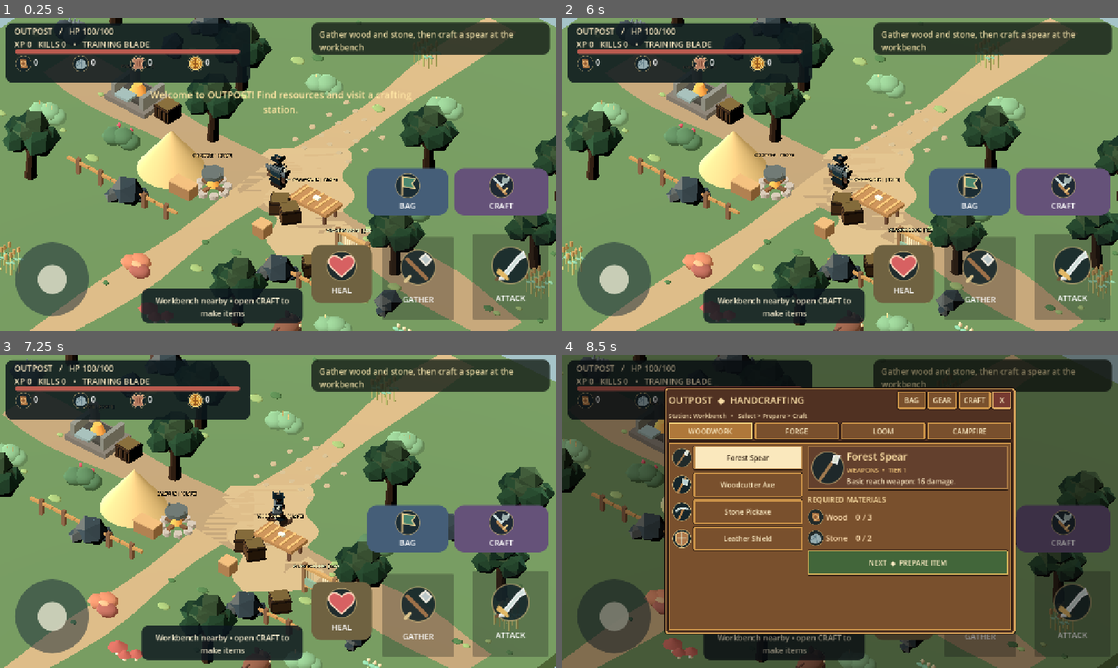
Above: before the commit, frames 1-4 (two rows, left to right).
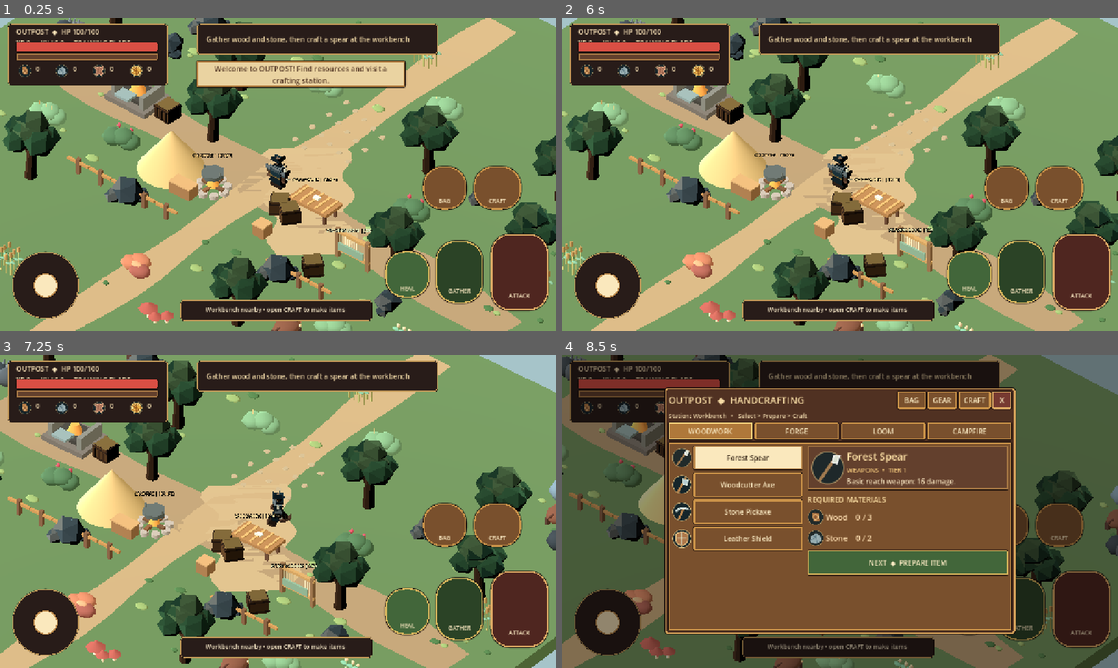
Above: after the commit, the same moments.

Repository: Smurfis/outpost-rpg
Game: Godot game, scene res://scenes/main.tscn
Two runs of this game, one before a commit and one after it. Both use one fixed random seed, a clock stepped at 60 frames per second and the inputs below.
Inputs (mouse positions are in pixels of both pictures, inside the frame that each line leads up to):
- Up to frame 1 (0.25 s): no input
- Up to frame 2 (6 s): click "CRAFT" at 0.5 s; click "BAG" at 1.25 s; click "HEAL" at 2 s; click "BAG" at 2.75 s; click "CRAFT" at 3.5 s; click "NEXT ◆ PREPARE ITEM" at 4.25 s; click "GEAR" at 5 s; click "X" at 5.75 s
- Up to frame 3 (7.25 s): tap Enter at 6.5 s; move the mouse to (400, 495) at 6.52 s; hold D (outpost_right) from 6.53 s (still down); hold F (outpost_attack) from 6.53 s (still down); click (400, 495) at 6.67 s; tap Space at 6.77 s
- Up to frame 4 (8.5 s): release D (outpost_right) at 7.25 s; release F (outpost_attack) at 7.25 s; drag from (728, 527) to (812, 574) at 7.27 s; move the mouse to (895, 442) at 8.02 s; hold D (outpost_right) from 8.03 s (still down); hold C (outpost_craft) from 8.03 s (still down); click (895, 442) at 8.17 s

The runs differ from the first frame. In frame 1, 33% of the frame differs, in the area x 1-99%, y 1-98%; in frame 2, 30%; in frame 3, 59%, in the area x 0-100%, y 0-100%; in frame 4, 25%.

Commit message:
feat(ui): compact themed HUD with status meters, toasts and action buttons

Diff:
--- a/scripts/hud.gd
+++ b/scripts/hud.gd
@@ -1,4 +1,5 @@
 extends CanvasLayer
+const SKIN = preload("res://scripts/ui/outpost_skin.gd")
 ## Landscape touchscreen HUD with original scalable SVG item and ability art.
 var game
 var root: Control
@@ -7,6 +8,8 @@
 var hint: Label
 var toast_label: Label
 var health_bar: ProgressBar
+var xp_bar: ProgressBar
+var toast_panel: Panel
 var items: Dictionary = {}
 var joystick: Panel
 var knob: Panel
@@ -27,21 +30,11 @@
 	root.mouse_filter = Control.MOUSE_FILTER_IGNORE
 	add_child(root)
 	root.set_anchors_and_offsets_preset(Control.PRESET_FULL_RECT)
-	_panel(0.01, 0.016, 0.45, 0.205, Color(0.045, 0.09, 0.11, 0.86))
-	status = _label("OUTPOST  /  HP 100
-XP 0   KILLS 0", 19, Color("efdfba"), 0.026, 0.023, 0.42, 0.095)
-	health_bar = ProgressBar.new()
-	health_bar.max_value = 100.0
-	health_bar.value = 100.0
-	health_bar.show_percentage = false
-	health_bar.mouse_filter = Control.MOUSE_FILTER_IGNORE
-	var hp_back := _style(Color("2c3536"), 5)
-	var hp_front := _style(Color("ba5b4f"), 5)
-	health_bar.add_theme_stylebox_override("background", hp_back)
-	health_bar.add_theme_stylebox_override("fill", hp_front)
-	root.add_child(health_bar)
-	_anchors(health_bar, 0.027, 0.10, 0.431, 0.115)
-	var start_x := 0.026
+	_panel(0.015, 0.02, 0.302, 0.215, Color("#291d1b"))
+	status = _label("OUTPOST  ◆  HP 100/100", 16, Color("#f9e2b7"), 0.029, 0.028, 0.29, 0.077)
+	health_bar = _meter(0.03, 0.079, 0.284, 0.105, Color("#d94f44"))
+	xp_bar = _meter(0.03, 0.113, 0.284, 0.131, Color("#6db4dd"))
+	var start_x := 0.027
 	for key in ["wood", "stone", "hide", "coins"]:
 		var icon := TextureRect.new()
 		icon.texture = load("res://assets/icons/" + key + ".svg") as Texture2D
@@ -49,35 +42,61 @@
 		icon.stretch_mode = TextureRect.STRETCH_KEEP_ASPECT_CENTERED
 		icon.mouse_filter = Control.MOUSE_FILTER_IGNORE
 		root.add_child(icon)
-		_anchors(icon, start_x, 0.120, start_x + 0.033, 0.173)
-		var amount := _label("0", 19, Color.WHITE, start_x + 0.034, 0.122, start_x + 0.079, 0.174)
+		_anchors(icon, start_x, 0.147, start_x + 0.035, 0.19)
+		var amount := _label("0", 15, Color("#f8e1b3"), start_x + 0.037, 0.146, start_x + 0.065, 0.193)
 		items[key] = amount
-		start_x += 0.103
-	_panel(0.56, 0.015, 0.989, 0.116, Color(0.10, 0.14, 0.105, 0.84))
-	quest = _label("Gather 3 wood and 2 stone", 19, Color("e7d7a2"), 0.574, 0.033, 0.970, 0.102)
-	_panel(0.255, 0.865, 0.545, 0.974, Color(0.05, 0.09, 0.12, 0.83))
-	hint = _label("Explore the forest", 18, Color("f9efd1"), 0.266, 0.885, 0.536, 0.958)
+		start_x += 0.067
+	_panel(0.355, 0.019, 0.788, 0.116, Color("#291d1b"))
+	quest = _label("Gather wood and stone, then craft at the workbench", 16, Color("#f5ddaa"), 0.371, 0.028, 0.776, 0.108)
+	quest.vertical_alignment = VERTICAL_ALIGNMENT_CENTER
+	_panel(0.325, 0.902, 0.669, 0.967, Color("#291d1b"))
+	hint = _label("Explore the forest", 14, Color("#f6e7c6"), 0.339, 0.907, 0.653, 0.958)
 	hint.horizontal_alignment = HORIZONTAL_ALIGNMENT_CENTER
 	hint.vertical_alignment = VERTICAL_ALIGNMENT_CENTER
-	toast_label = _label("", 22, Color("ffe5a4"), 0.26, 0.21, 0.75, 0.33)
+	toast_panel = _panel(0.354, 0.138, 0.729, 0.221, Color("#edd09b"))
+	toast_panel.add_theme_stylebox_override("panel", SKIN.box("toast"))
+	toast_panel.visible = false
+	toast_label = _label("", 17, Color("#4d3020"), 0.367, 0.144, 0.716, 0.214)
 	toast_label.horizontal_alignment = HORIZONTAL_ALIGNMENT_CENTER
 	toast_label.vertical_alignment = VERTICAL_ALIGNMENT_CENTER
-	_action("gather", "GATHER", 0.688, 0.70, 0.816, 0.965, Color("346e57"))
-	_action("attack", "ATTACK", 0.85, 0.69, 0.986, 0.964, Color("893e34"))
-	_action("craft", "CRAFT", 0.817, 0.48, 0.986, 0.63, Color("655279"))
-	_action("bag", "BAG", 0.66, 0.48, 0.806, 0.63, Color("455e78"))
-	_action("heal", "HEAL", 0.56, 0.725, 0.669, 0.91, Color("6f6241"))
+	_action("bag", "BAG", 0.761, 0.475, 0.839, 0.612, Color("#6e4a32"))
+	_action("craft", "CRAFT", 0.852, 0.475, 0.937, 0.612, Color("#6e4a32"))
+	_action("heal", "HEAL", 0.693, 0.746, 0.772, 0.893, Color("#476c43"))
+	_action("gather", "GATHER", 0.784, 0.712, 0.868, 0.91, Color("#476c43"))
+	_action("attack", "ATTACK", 0.883, 0.69, 0.986, 0.934, Color("#844237"))
 	joystick = Panel.new()
 	joystick.mouse_filter = Control.MOUSE_FILTER_IGNORE
-	joystick.add_theme_stylebox_override("panel", _style(Color(0.12, 0.19, 0.23, 0.54), 90))
+	var ring := SKIN.box("hud")
+	ring.set_corner_radius_all(90)
+	joystick.add_theme_stylebox_override("panel", ring)
 	root.add_child(joystick)
-	joystick.size = Vector2(170, 170)
+	joystick.size = Vector2(154, 154)
 	knob = Panel.new()
 	knob.mouse_filter = Control.MOUSE_FILTER_IGNORE
-	knob.add_theme_stylebox_override("panel", _style(Color(0.84, 0.85, 0.76, 0.90), 90))
+	var thumb := SKIN.box("parchment_light")
+	thumb.set_corner_radius_all(60)
+	knob.add_theme_stylebox_override("panel", thumb)
 	joystick.add_child(knob)
-	knob.size = Vector2(67, 67)
+	knob.size = Vector2(56, 56)
 	_position_stick()
+
+func _meter(left: float, top: float, right: float, bottom: float, front: Color) -> ProgressBar:
+	var meter := ProgressBar.new()
+	meter.max_value = 100.0
+	meter.value = 100.0
+	meter.show_percentage = false
+	meter.mouse_filter = Control.MOUSE_FILTER_IGNORE
+	var bg := SKIN.box("inset")
+	bg.set_corner_radius_all(4)
+	var fill := SKIN.box("wood_selected")
+	fill.bg_color = front
+	fill.set_border_width_all(0)
+	fill.set_corner_radius_all(3)
+	meter.add_theme_stylebox_override("background", bg)
+	meter.add_theme_stylebox_override("fill", fill)
+	root.add_child(meter)
+	_anchors(meter, left, top, right, bottom)
+	return meter
 
 func _anchors(n: Control, left: float, top: float, right: float, bottom: float) -> void:
 	n.anchor_left = left
@@ -95,12 +114,13 @@
 	s.set_corner_radius_all(radius)
 	return s
 
-func _panel(left: float, top: float, right: float, bottom: float, color: Color) -> void:
+func _panel(left: float, top: float, right: float, bottom: float, _color: Color) -> Panel:
 	var n := Panel.new()
 	n.mouse_filter = Control.MOUSE_FILTER_IGNORE
-	n.add_theme_stylebox_override("panel", _style(color, 15))
+	n.add_theme_stylebox_override("panel", SKIN.box("hud"))
 	root.add_child(n)
 	_anchors(n, left, top, right, bottom)
+	return n
 
 func _label(value: String, size: int, color: Color, left: float, top: float, right: float, bottom: float) -> Label:
 	var n := Label.new()
@@ -113,41 +133,45 @@
 	_anchors(n, left, top, right, bottom)
 	return n
 
-func _action(key: String, label: String, left: float, top: float, right: float, bottom: float, color: Color) -> void:
+func _action(key: String, label: String, left: float, top: float, right: float, bottom: float, _color: Color) -> void:
 	var button := Button.new()
 	button.text = ""
+	button.name = "Action_" + key
 	if key == "gather":
 		gather_button = button
 	elif key == "attack":
 		attack_button = button
 	elif key == "craft":
 		craft_button = button
-	button.add_theme_stylebox_override("normal", _style(color, 22))
-	button.add_theme_stylebox_override("hover", _style(color.lightened(0.12), 22))
-	button.add_theme_stylebox_override("pressed", _style(color.darkened(0.2), 22))
+	SKIN.apply_button(button, "red" if key == "attack" else "green" if key in ["gather", "heal"] else "wood")
+	for state in ["normal", "hover", "pressed", "disabled"]:
+		var art := button.get_theme_stylebox(state) as StyleBoxFlat
+		if art != null:
+			art.set_corner_radius_all(44)
 	root.add_child(button)
 	_anchors(button, left, top, right, bottom)
-	var icon := TextureRect.new()
-	icon.texture = load("res://assets/icons/" + ("heart" if key == "heal" else "flag" if key == "bag" else key) + ".svg") as Texture2D
-	icon.expand_mode = TextureRect.EXPAND_IGNORE_SIZE
-	icon.stretch_mode = TextureRect.STRETCH_KEEP_ASPECT_CENTERED
-	icon.mouse_filter = Control.MOUSE_FILTER_IGNORE
-	button.add_child(icon)
-	icon.anchor_left = 0.24
-	icon.anchor_right = 0.76
-	icon.anchor_top = 0.09
-	icon.anchor_bottom = 0.64
+	var art_icon := TextureRect.new()
+	art_icon.texture = load("res://assets/ui/icons/" + key + ".svg") as Texture2D
+	art_icon.expand_mode = TextureRect.EXPAND_IGNORE_SIZE
+	art_icon.stretch_mode = TextureRect.STRETCH_KEEP_ASPECT_CENTERED
+	art_icon.mouse_filter = Control.MOUSE_FILTER_IGNORE
+	button.add_child(art_icon)
+	art_icon.anchor_left = 0.17
+	art_icon.anchor_right = 0.83
+	art_icon.anchor_top = 0.07
+	art_icon.anchor_bottom = 0.65
 	var title := Label.new()
 	title.text = label
 	title.horizontal_alignment = HORIZONTAL_ALIGNMENT_CENTER
-	title.add_theme_color_override("font_color", Color.WHITE)
-	title.add_theme_font_size_override("font_size", 18)
+	title.vertical_alignment = VERTICAL_ALIGNMENT_CENTER
+	title.add_theme_color_override("font_color", Color("#f9e7c0"))
+	title.add_theme_font_size_override("font_size", 13)
 	title.mouse_filter = Control.MOUSE_FILTER_IGNORE
 	button.add_child(title)
-	title.anchor_left = 0
-	title.anchor_right = 1
-	title.anchor_top = 0.68
-	title.anchor_bottom = 1.0
+	title.anchor_left = 0.0
+	title.anchor_right = 1.0
+	title.anchor_top = 0.66
+	title.anchor_bottom = 0.96
 	if key == "gather":
 		button.pressed.connect(_gather)
 	elif key == "attack":
@@ -161,15 +185,16 @@
 
 func _process(delta: float) -> void:
 	_position_stick()
-	knob.position = (joystick.size - knob.size) * 0.5 + move_vector * 53.0
+	knob.position = (joystick.size - knob.size) * 0.5 + move_vector * 45.0
 	if toast_time > 0.0:
 		toast_time -= delta
 		if toast_time <= 0:
 			toast_label.text = ""
+			toast_panel.visible = false
 
 func _position_stick() -> void:
 	var screen := get_viewport().get_visible_rect().size
-	joystick.position = Vector2(35, screen.y - 204)
+	joystick.position = Vector2(28, screen.y - 182)
 
 func _center() -> Vector2:
 	return joystick.position + joystick.size * 0.5
@@ -179,7 +204,7 @@
 		move_vector = Vector2.ZERO
 		return
 	if event is InputEventScreenTouch:
-		if event.pressed and finger == -1 and event.position.distance_to(_center()) < 115:
+		if event.pressed and finger == -1 and event.position.distance_to(_center()) < 104:
 			finger = event.index
 			_stick(event.position)
 		elif not event.pressed and event.index == finger:
@@ -188,7 +213,7 @@
 	elif event is InputEventScreenDrag and event.index == finger:
 		_stick(event.position)
 	elif event is InputEventMouseButton and event.button_index == MOUSE_BUTTON_LEFT:
-		if event.pressed and event.position.distance_to(_center()) < 115:
+		if event.pressed and event.position.distance_to(_center()) < 104:
 			mouse_stick = true
 			_stick(event.position)
 		elif not event.pressed and mouse_stick:
@@ -198,12 +223,14 @@
 		_stick(event.position)
 
 func _stick(pos: Vector2) -> void:
-	move_vector = ((pos - _center()) / 62.0).limit_length(1.0)
+	move_vector = ((pos - _center()) / 55.0).limit_length(1.0)
 
 func render_status(hp: float, inventory: Dictionary, xp: int, kills: int, weapon: String, objective: String, helper: String) -> void:
-	status.text = "OUTPOST   /   HP %d/100\nXP %d   KILLS %d   •   %s" % [int(ceilf(hp)), xp, kills, weapon.replace("_", " ").to_upper()]
+	status.text = "OUTPOST  ◆  HP %d/100\nXP %d  •  KILLS %d  •  %s" % [int(ceilf(hp)), xp, kills, weapon.replace("_", " ").to_upper()]
 	if health_bar != null:
 		health_bar.value = clampf(hp, 0.0, 100.0)
+	if xp_bar != null:
+		xp_bar.value = float(xp % 100)
 	for key in items:
 		items[key].text = str(inventory.get(key, 0))
 	quest.text = objective
@@ -219,6 +246,7 @@
 
 func toast(message: String) -> void:
 	toast_label.text = message
+	toast_panel.visible = true
 	toast_time = 3.4
 
 func _gather() -> void:
